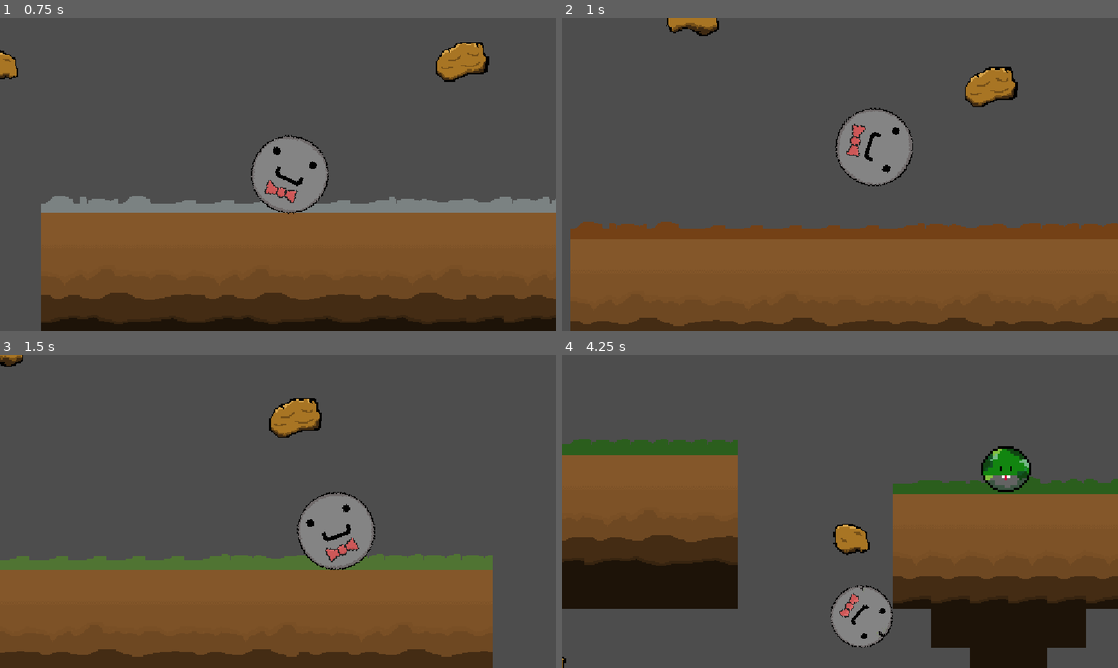
Above: before the commit, frames 1-4 (two rows, left to right).
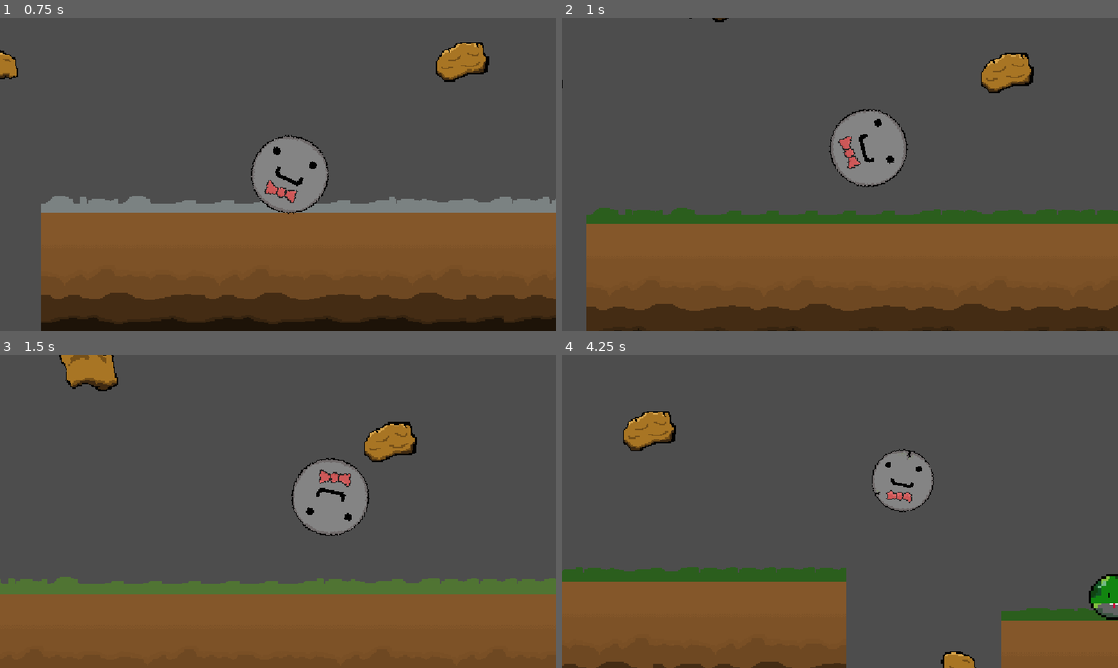
Above: after the commit, the same moments.

Repository: macmillanc/SAGameJam2026
Game: Godot game, scene res://scenes/tutorial.tscn
Same seed, same stepped clock (60 frames per second), same inputs: the game is played once before the commit and once after it.
Inputs:
- Up to frame 1 (0.75 s): tap Enter at 0.5 s; hold D (right) from 0.53 s (still down); hold I (change_season, bound only after the commit) from 0.53 s (still down)
- Up to frame 2 (1 s): keep holding D (right); keep holding I (change_season, bound only after the commit); tap Space (jump, bound only after the commit) at 0.77 s; tap O (slow_time, bound only after the commit) at 0.8 s
- Up to frame 3 (1.5 s): keep holding D (right); tap Space (jump, bound only after the commit) at 1.07 s; release I (change_season, bound only after the commit) at 1.28 s; tap O (slow_time, bound only after the commit) at 1.35 s
- Up to frame 4 (4.25 s): tap Space (jump, bound only after the commit) at 1.52, 1.82, 2.3, 2.85, 3.02, 3.32, 3.77, 4.07 s; tap J at 1.55, 2.1 s; release D (right) at 2.03 s; hold A (left) 2.03-2.78 s; hold D (right) from 2.78 s (still down); tap I (change_season, bound only after the commit) at 3.05 s; hold I (change_season, bound only after the commit) from 3.53 s (still down); tap O (slow_time, bound only after the commit) at 3.8 s

Frame 1 is identical in both runs. In frame 2, 13% of the frame differs, in the area x 0-100%, y 0-100%; in frame 3, 24%; in frame 4, 56%, in the area x 0-100%, y 18-100%.

Commit message:
Cleaned up some movement stuff

Diff:
--- a/sagj-26/project.godot
+++ b/sagj-26/project.godot
@@ -29,11 +29,28 @@
 left={
 "deadzone": 0.2,
 "events": [Object(InputEventKey,"resource_local_to_scene":false,"resource_name":"","device":-1,"window_id":0,"alt_press …(191 unchanged characters)…
+, Object(InputEventKey,"resource_local_to_scene":false,"resource_name":"","device":-1,"window_id":0,"alt_pressed":false,"shift_pressed":false,"ctrl_pressed":false,"meta_pressed":false,"pressed":false,"keycode":0,"physical_keycode":4194319,"key_label":0,"unicode":0,"location":0,"echo":false,"script":null)
 ]
 }
 right={
 "deadzone": 0.2,
 "events": [Object(InputEventKey,"resource_local_to_scene":false,"resource_name":"","device":-1,"window_id":0,"alt_press …(192 unchanged characters)…
+, Object(InputEventKey,"resource_local_to_scene":false,"resource_name":"","device":-1,"window_id":0,"alt_pressed":false,"shift_pressed":false,"ctrl_pressed":false,"meta_pressed":false,"pressed":false,"keycode":0,"physical_keycode":4194321,"key_label":0,"unicode":0,"location":0,"echo":false,"script":null)
+]
+}
+jump={
+"deadzone": 0.2,
+"events": [Object(InputEventKey,"resource_local_to_scene":false,"resource_name":"","device":-1,"window_id":0,"alt_pressed":false,"shift_pressed":false,"ctrl_pressed":false,"meta_pressed":false,"pressed":false,"keycode":0,"physical_keycode":32,"key_label":0,"unicode":32,"location":0,"echo":false,"script":null)
+]
+}
+change_season={
+"deadzone": 0.2,
+"events": [Object(InputEventKey,"resource_local_to_scene":false,"resource_name":"","device":-1,"window_id":0,"alt_pressed":false,"shift_pressed":false,"ctrl_pressed":false,"meta_pressed":false,"pressed":false,"keycode":0,"physical_keycode":73,"key_label":0,"unicode":105,"location":0,"echo":false,"script":null)
+]
+}
+slow_time={
+"deadzone": 0.2,
+"events": [Object(InputEventKey,"resource_local_to_scene":false,"resource_name":"","device":-1,"window_id":0,"alt_pressed":false,"shift_pressed":false,"ctrl_pressed":false,"meta_pressed":false,"pressed":false,"keycode":0,"physical_keycode":79,"key_label":0,"unicode":111,"location":0,"echo":false,"script":null)
 ]
 }
 
--- a/sagj-26/scenes/rock.tscn
+++ b/sagj-26/scenes/rock.tscn
@@ -17,6 +17,7 @@
 [node name="CharacterBody2D" type="CharacterBody2D" unique_id=1357846045]
 script = ExtResource("1_vqvgd")
 stage_textures = Array[Texture2D]([ExtResource("2_mek2u"), ExtResource("3_vqvgd"), ExtResource("4_rmkyt"), ExtResource("5_h6o6c"), ExtResource("6_88vqh")])
+game_over_scene = "uid://b1xkv2663ydya"
 
 [node name="CollisionShape2D" type="CollisionShape2D" parent="." unique_id=1103355537]
 shape = SubResource("CircleShape2D_ik6fu")
--- a/sagj-26/scripts/Controller.gd
+++ b/sagj-26/scripts/Controller.gd
@@ -46,11 +46,11 @@
 
 
 func _input(event: InputEvent) -> void:
-	if event is InputEventKey:
-		if event.pressed and event.keycode == KEY_I and not changing_season:
-			change_season()
-		if event.pressed and event.keycode == KEY_J:
-			scale_time(2.0, 0.5);
+	if event.is_action_pressed("change_season") and not changing_season:
+		change_season()
+
+	if event.is_action_pressed("slow_time"):
+		scale_time(2.0, 0.5)
 
 
 func apply_gravity(delta: float) -> void:
--- a/sagj-26/scripts/roll.gd
+++ b/sagj-26/scripts/roll.gd
@@ -9,7 +9,7 @@
 		state_machine.transition_to("Air")
 		return
 
-	if Input.is_key_pressed(KEY_SPACE):
+	if Input.is_action_just_pressed("jump"):
 		player.jump()
 		state_machine.transition_to("Air")
 		return
